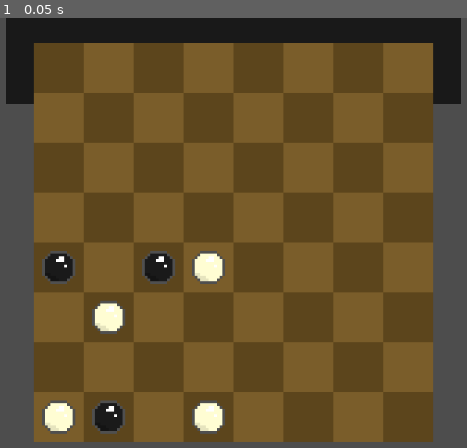
Above: before the commit, frame 1.
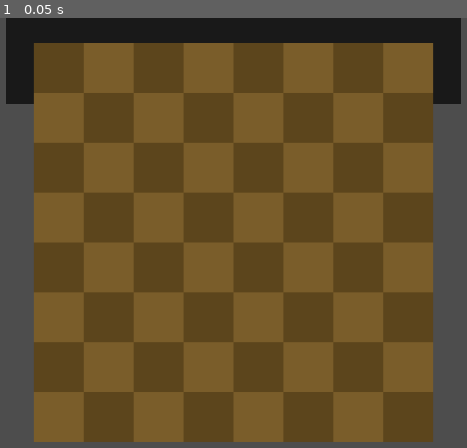
Above: after the commit, the same moment.

Repository: noriim/thesis
Game: Godot game, scene res://Scenes/main.tscn
The game is run twice, just before and just after one commit, with the same random seed, the same clock (stepped at 60 frames per second) and the same inputs.
Inputs:
- Up to frame 1 (0.05 s): no input

The runs differ from the first frame. In frame 1, 3.2% of the frame differs, in the area x 8-49%, y 54-97%.

Commit message:
Added board spin

Diff:
--- a/Scenes/board.gd
+++ b/Scenes/board.gd
@@ -1,6 +1,6 @@
 extends Sprite2D
 
-const BOARD_SIZE = 4
+const BOARD_SIZE = 5
 const CELL_WIDTH = 18
 
 const TEXTURE_HOLDER = preload("res://Scenes/texture_holder.tscn")
@@ -26,11 +26,10 @@
 var has_moved : bool = false
 
 func _ready():
-	board.append([1,-1, 0, 1])
-	board.append([0, 0, 0, 0])
-	board.append([0, 1, 0, 0])
-	board.append([-1, 0, -1, 1])
-
+	for i in range(BOARD_SIZE):
+		board.append([])
+		board[i].resize(BOARD_SIZE)
+		board[i].fill(0)
 	display_board()
 
 func _input(event):
@@ -57,6 +56,8 @@
 				black = !black
 				has_moved = false
 				display_board()
+				await get_tree().create_timer(1.0).timeout
+				spin_board()
 
 func is_mouse_out():
 	if get_global_mouse_position().x < 0 || get_global_mouse_position().x > (BOARD_SIZE * CELL_WIDTH) || get_global_mouse_position().y > 0 || get_global_mouse_position().y < (-1 * BOARD_SIZE * CELL_WIDTH):
@@ -105,10 +106,10 @@
 			board[var2][var1] = board[selected_piece.x][selected_piece.y]
 			board[selected_piece.x][selected_piece.y] = 0
 			display_board()
+			has_moved = true
 			break
 	delete_dots()
 	state = false
-	has_moved = true
 
 func get_moves():
 	var _moves = []
@@ -136,11 +137,25 @@
 	return false
 
 func spin_board():
-	var circles = ceil(BOARD_SIZE / 2)
-	var tmp = 0
-	var circles_done = 0
-	var circles_matrix : Array
-	var x = 0
-	var y = 0
-	circles_matrix.append([[0,0], [0,1], [0,2], [0,3], [1,3], [2,3], [3,3], [3,2], [3,1], [3,0], [2,0], [1,0]])
-	circles_matrix.append([[1,1], [1,2], [2,2], [2,1]])
+	var breakpnt = BOARD_SIZE / 2 - 0.5
+	var max_width = BOARD_SIZE - 1
+
+	var temp_matrix = board.duplicate(true)
+	for y in range(BOARD_SIZE):
+		for x in range(BOARD_SIZE):
+			if x+y < max_width and x >= y:
+				temp_matrix[y][x+1] = board[y][x]
+				#print("y: " + str(y) + " x: " + str(x) + " right")
+
+			if x+y > max_width and x <= y:
+				temp_matrix[y][x-1] = board[y][x]
+
+			if x+y >= max_width and x > y:
+				temp_matrix[y+1][x] = board[y][x]
+
+			if x+y <= max_width and x < y:
+				temp_matrix[y-1][x] = board[y][x]
+
+
+	board = temp_matrix
+	display_board()
